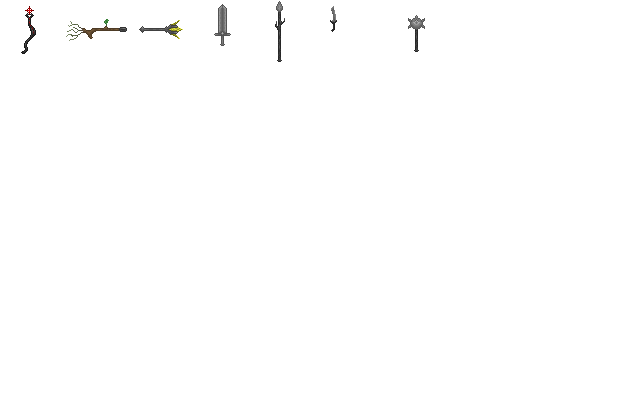
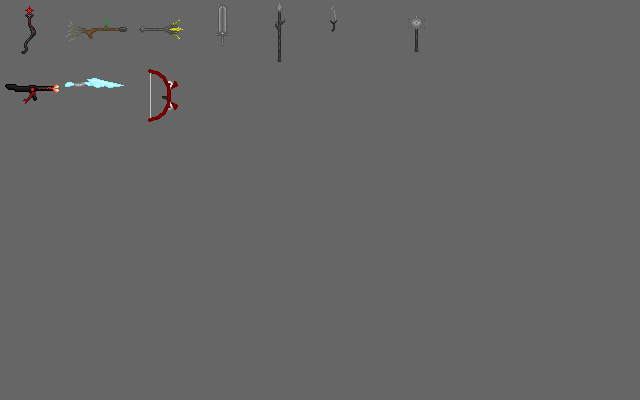
Comparing the layer stacks of the two 640x400 images. Changes:
added layer "Pasted Layer" above "Background" over [5, 1, 425, 122]
painted on "Background" over [0, 0, 640, 400]
